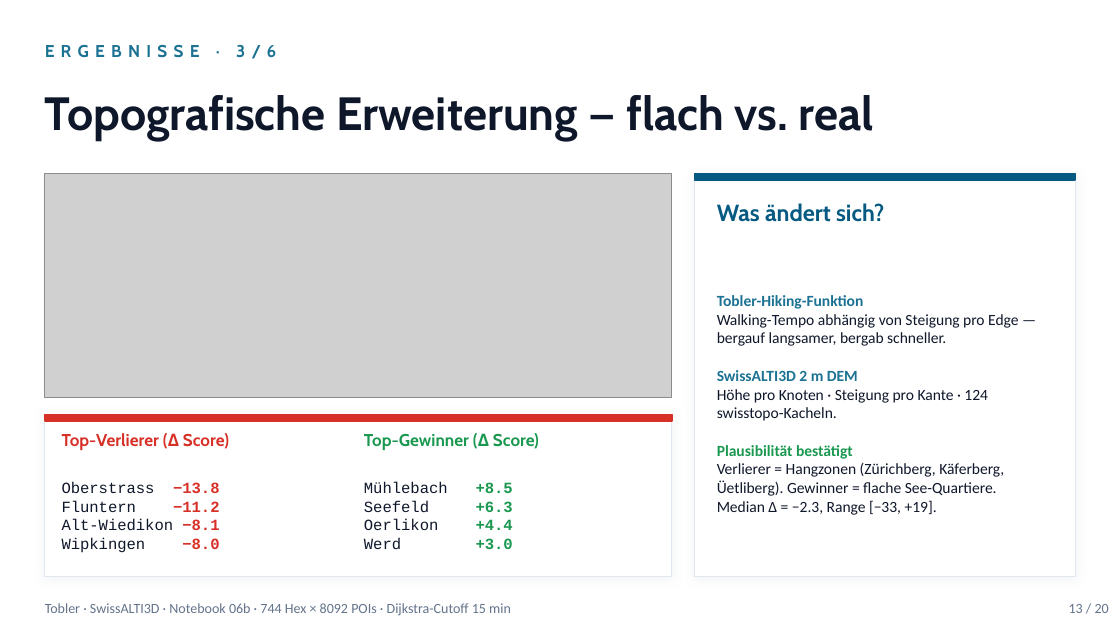
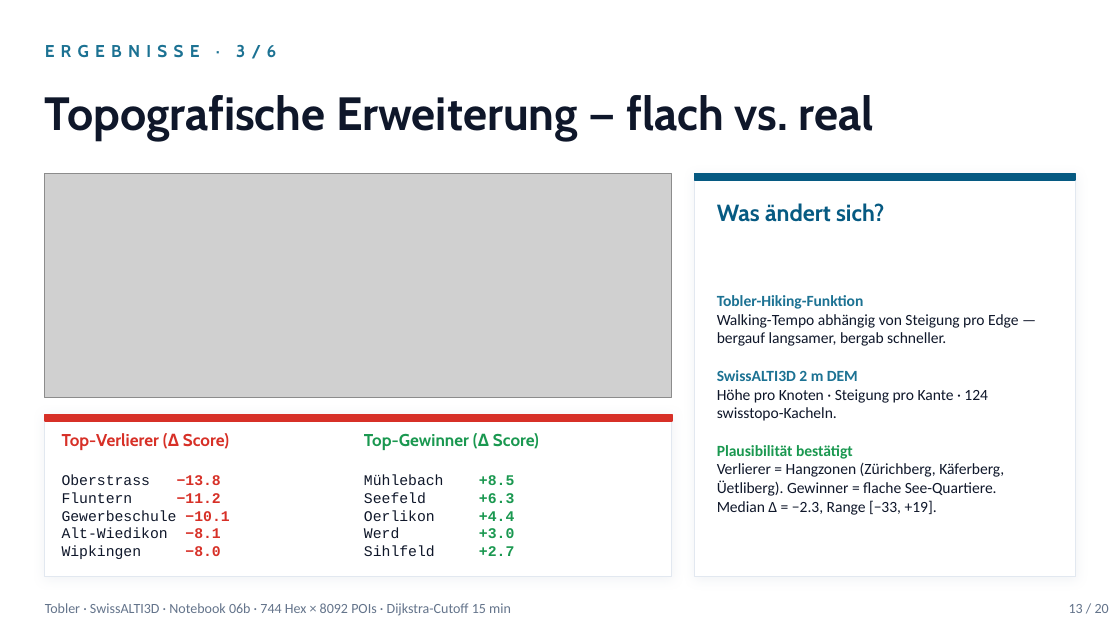
Before and after one commit to sanirmem/zh15min, a slide deck: slide 13 of reports/zh15min_slides.pptx. Drawn at 1120x630 pixels with LibreOffice and Linux fonts; fonts in the diff are those of the drawing; grey boxes stand for pictures. Boxes give left, top, right and bottom in pixels: in the first picture for what was removed or moved away, otherwise in the second. Text is boxed around its words. In the diff, an @@ line names an element or a change of style, - is before the commit and + after.

```diff
--- a/reports/zh15min_slides.pptx
+++ b/reports/zh15min_slides.pptx
@@ text at bbox=[62, 474, 221, 559]: size 10 to 9.5 pt in "Oberstrass −13.8", "Fluntern −11.2", "Alt-Wiedikon −8.1", "Wipkingen −8.0" @@
@@ text at bbox=[364, 474, 514, 538]: size 10 to 9.5 pt in "Mühlebach +8.5", "Seefeld +6.3", "Oerlikon +4.4", "Werd +3.0" @@
@@ text at bbox=[62, 510, 229, 521]: paragraph added @@
+Gewerbeschule −10.1
@@ text at bbox=[479, 546, 514, 556]: paragraph added @@
+Sihlfeld +2.7
```
Also in this commit, not shown: 2 other slides changed, 4 other files.
